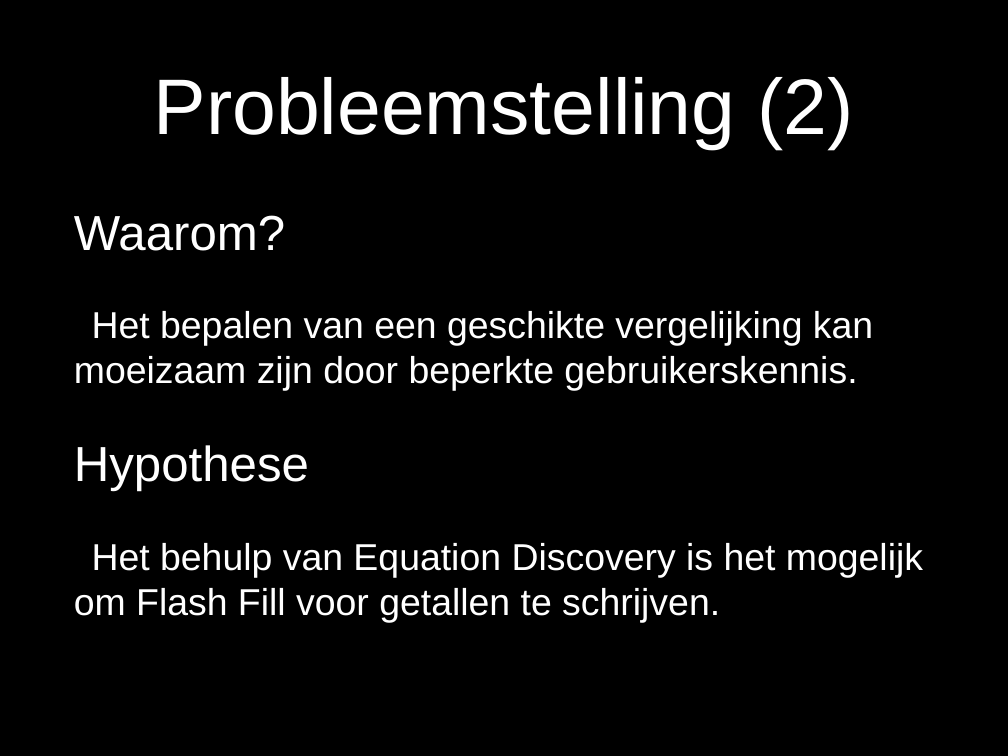
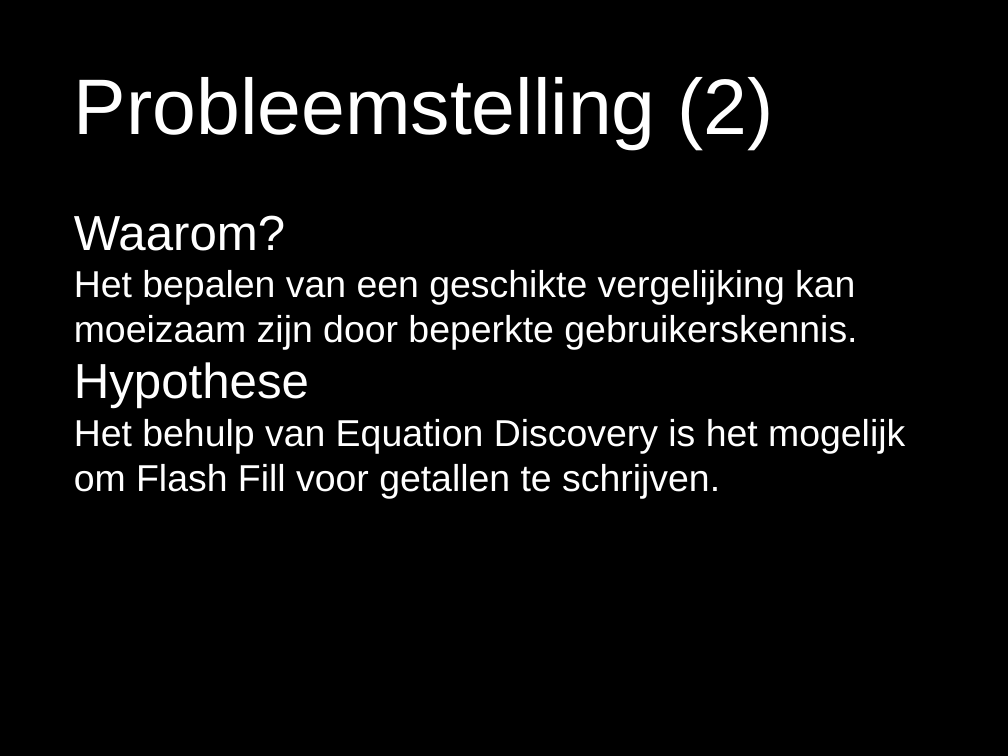
Before and after one commit to TomDeGroote/Bachelorproef, a slide deck: slide 3 of Probleemstelling/Presentatie/Probleemstelling.pptx. Drawn at 1008x756 pixels with LibreOffice and Linux fonts; fonts in the diff are those of the drawing. Boxes give left, top, right and bottom in pixels: in the first picture for what was removed or moved away, otherwise in the second. Text is boxed around its words. In the diff, an @@ line names an element or a change of style, - is before the commit and + after.

```diff
--- a/Probleemstelling/Presentatie/Probleemstelling.pptx
+++ b/Probleemstelling/Presentatie/Probleemstelling.pptx
@@ text "Probleemstelling (2)" at <box>74,77,773,150</box>: alignment centre to left @@
@@ text "Waarom?" at <box>74,215,905,498</box>: less space between paragraphs; list level 2 to 1 in "Het bepalen van een geschikte ..."; list level 2 to 1 in "Het behulp van Equation Discovery ..." @@
```
Also in this commit, not shown: 3 other slides changed, 3 other files.
